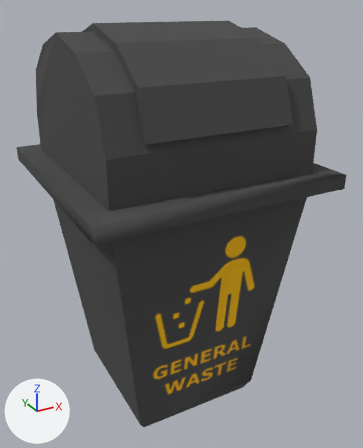
The glTF model assets/scene/Models/Bin_General/Bin_General.glb: old version first, new version second.
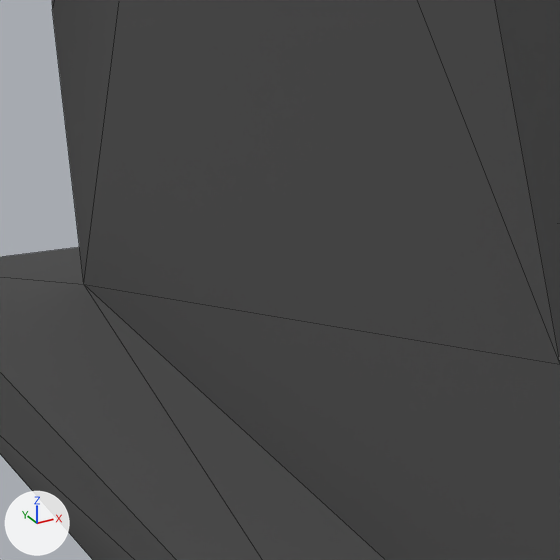
Each version is shown whole from a 50 mm lens placed at (-0.996, -1.187, 1.266), pointed at (-0.35, -0.011, 0.678), then close up on the part from 8% to 29% of the width and 25% to 42% of the height. Lighting does not change. The marker at lower left points along +X, +Y and +Z. The last two pictures show the newer version. The close-ups show mesh edges as thin lines. Objects named as collision shapes, trigger or cutter boxes, shadow casters or lower levels of detail are left out. Vertices at exactly the same position are counted once.

Names of what the first close-up shows: 'Bin_General'.
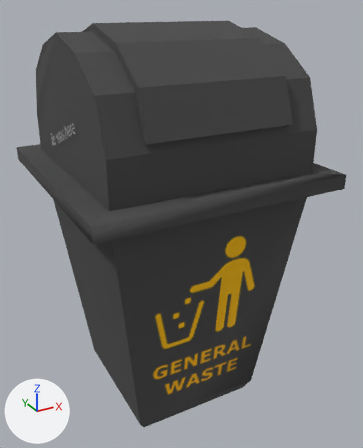
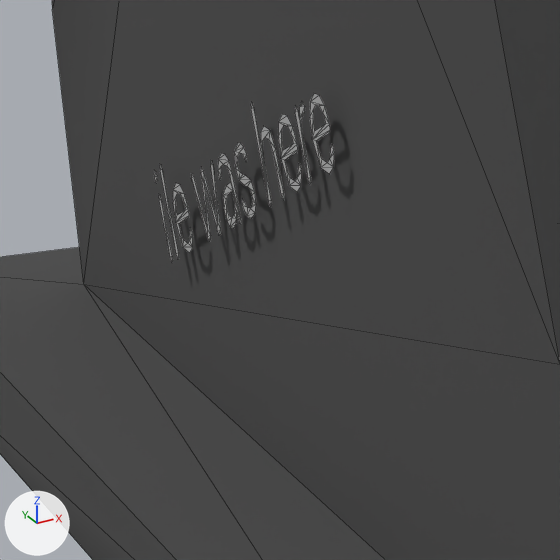
Location of each change, [x1, y1, x2, y2] in pixels of the close-ups (560 x 560 px):
```json
{"part": 1, "of": "me_cube_002", "change": "added", "after": [154, 94, 334, 262]}
```

The change, as JSON lines over the scene's bpy script:
```json
{"block": "me_cube_002", "where": "# used by ob_bin_general; location = (0.0, 0.0, 0.0)"}
{"op": "remove", "block": "me_cube_002", "code": "me_cube_002.from_pydata(...)  # 70 vertices, 120 faces; spans x -0.721..-0.051, y -0.329..0.341, z 0.121..1.224"}
{"op": "add", "block": "me_cube_002", "code": "me_cube_002.from_pydata(...)  # 346 vertices, 382 faces; spans x -0.721..-0.051, y -0.329..0.341, z 0.121..1.224"}
{"block": "me_cube_002", "change": "me_cube_002 part 1: 276 vertices added at x -0.667, y -0.095..0.126, z 0.921..1.019"}
```
